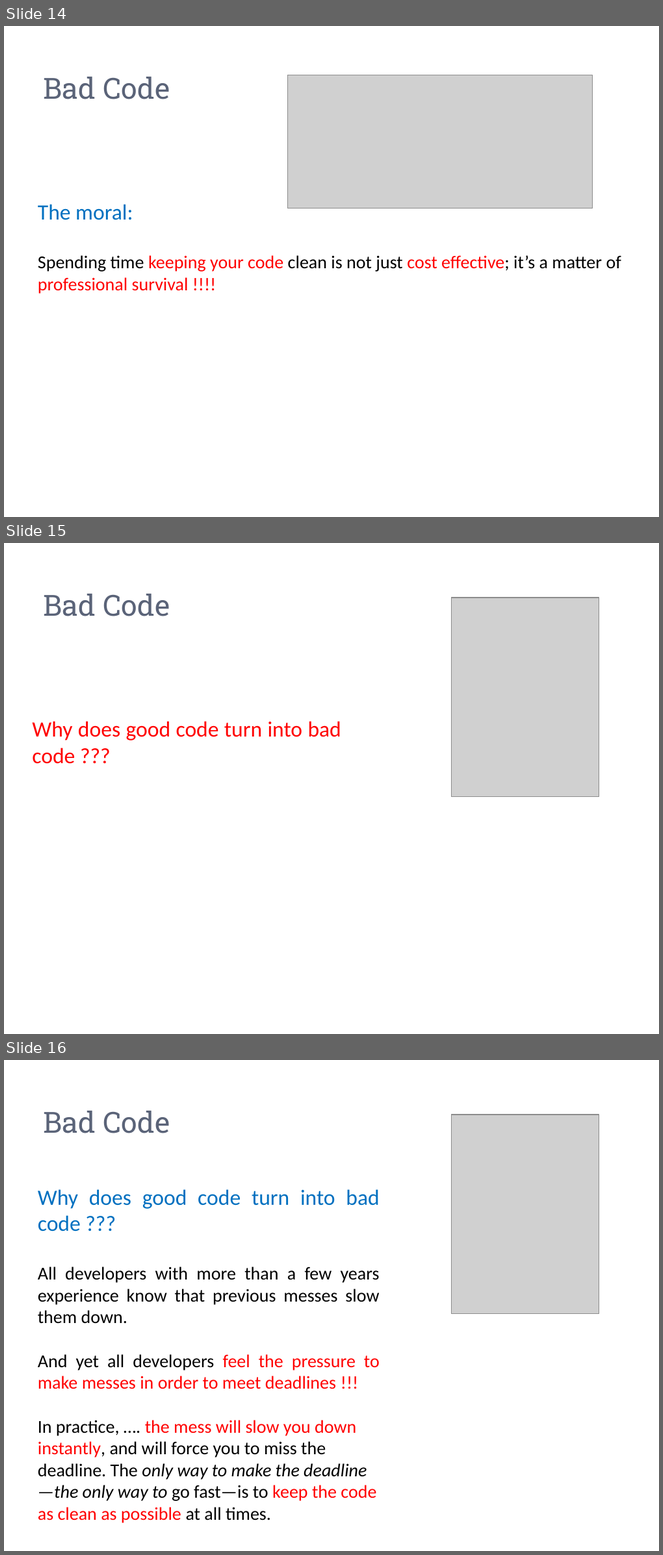
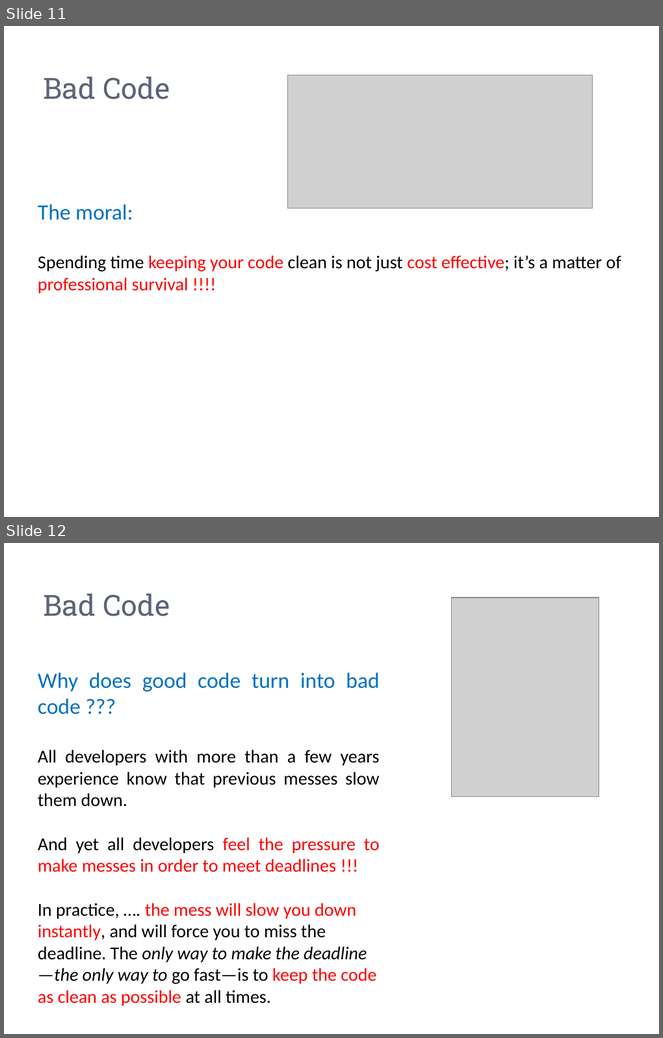
Before and after one commit to zarras/mye004-slides, a slide deck: soft-dev-2-intro.pptx. Shown one above the other, each under a label of ours: slides 14, 15 and 16 before the commit, slides 11 and 12 after it. The pictures are 663x1555 and 663x1038 pixels, drawn with LibreOffice and Linux fonts; fonts in the diff are those of the drawing; grey boxes stand for pictures. Boxes give left, top, right and bottom in pixels: in the first picture for what was removed or moved away, otherwise in the second. Text is boxed around its words. In the diff, an @@ line names an element or a change of style, - is before the commit and + after.

```diff
--- a/soft-dev-2-intro.pptx
+++ b/soft-dev-2-intro.pptx
@@ slide 15 removed at [4, 543, 659, 1034], background #FFFFFF @@
@@ title removed at [43, 594, 170, 616] @@
-Bad Code
@@ picture removed at [451, 598, 599, 797] @@
@@ text removed at [32, 721, 341, 764] @@
-Why does good code turn into bad code ???
@@ what was slide 14 is now slide 11 @@
@@ what was slide 16 is now slide 12 @@
```
Also in this commit, not shown: 2 slides changed, 3 other slides removed, 5 other files.
